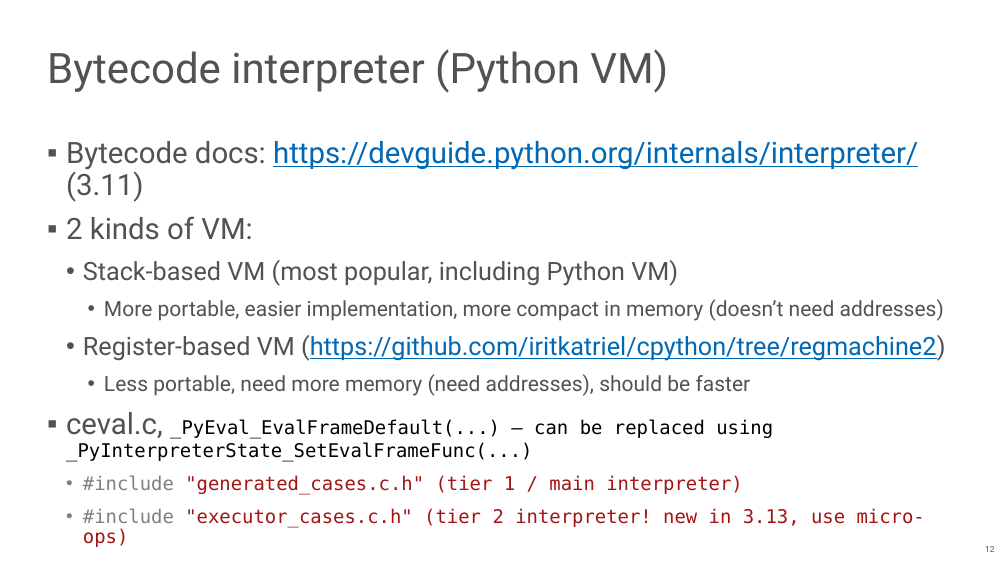
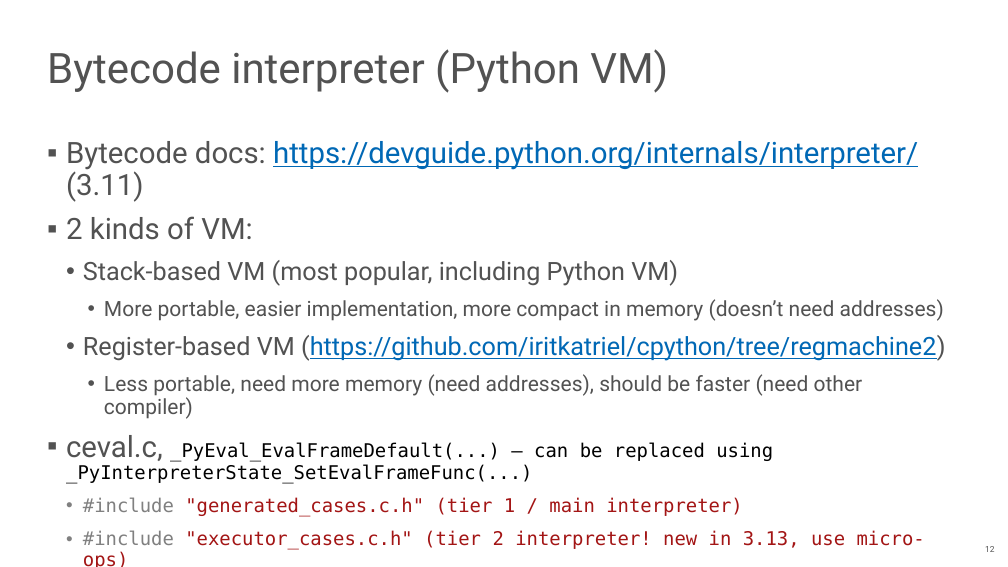
Before and after one commit to NN-complr-tech/Complr-course-lectures, a slide deck: slide 12 of 13-Python-internals-and-JIT-compilers.pptx. Drawn at 1008x567 pixels with LibreOffice and Linux fonts; fonts in the diff are those of the drawing. Boxes give left, top, right and bottom in pixels: in the first picture for what was removed or moved away, otherwise in the second. Text is boxed around its words. In the diff, an @@ line names an element or a change of style, - is before the commit and + after.

Commit message:
Add question form for Python lecture, small fixes

```diff
--- a/13-Python-internals-and-JIT-compilers.pptx
+++ b/13-Python-internals-and-JIT-compilers.pptx
@@ text at box(104, 374, 863, 419): text changed @@
-    • Less portable, need more memory (need addresses), should be faster
+    • Less portable, need more memory (need addresses), should be faster (need other compiler)
```
Also in this commit, not shown: 10 other slides changed, 1 slide added, 1 slide removed.
